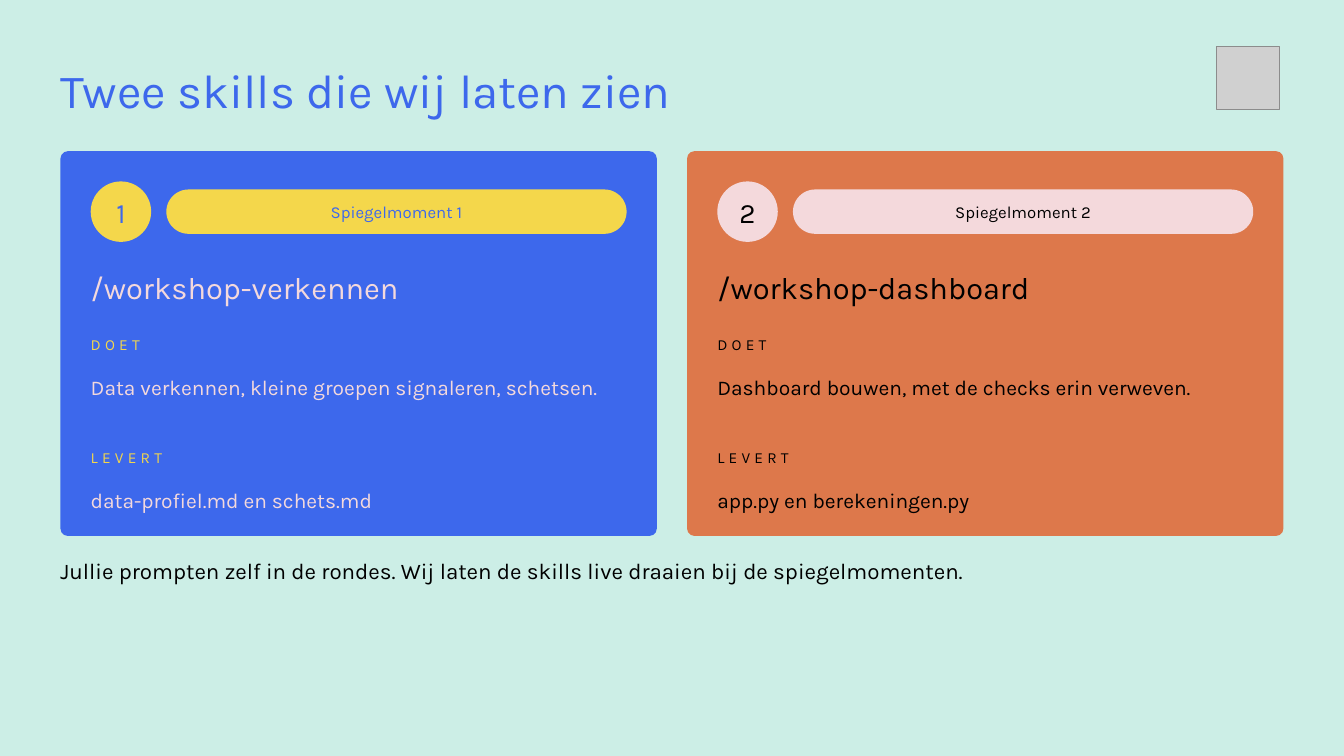
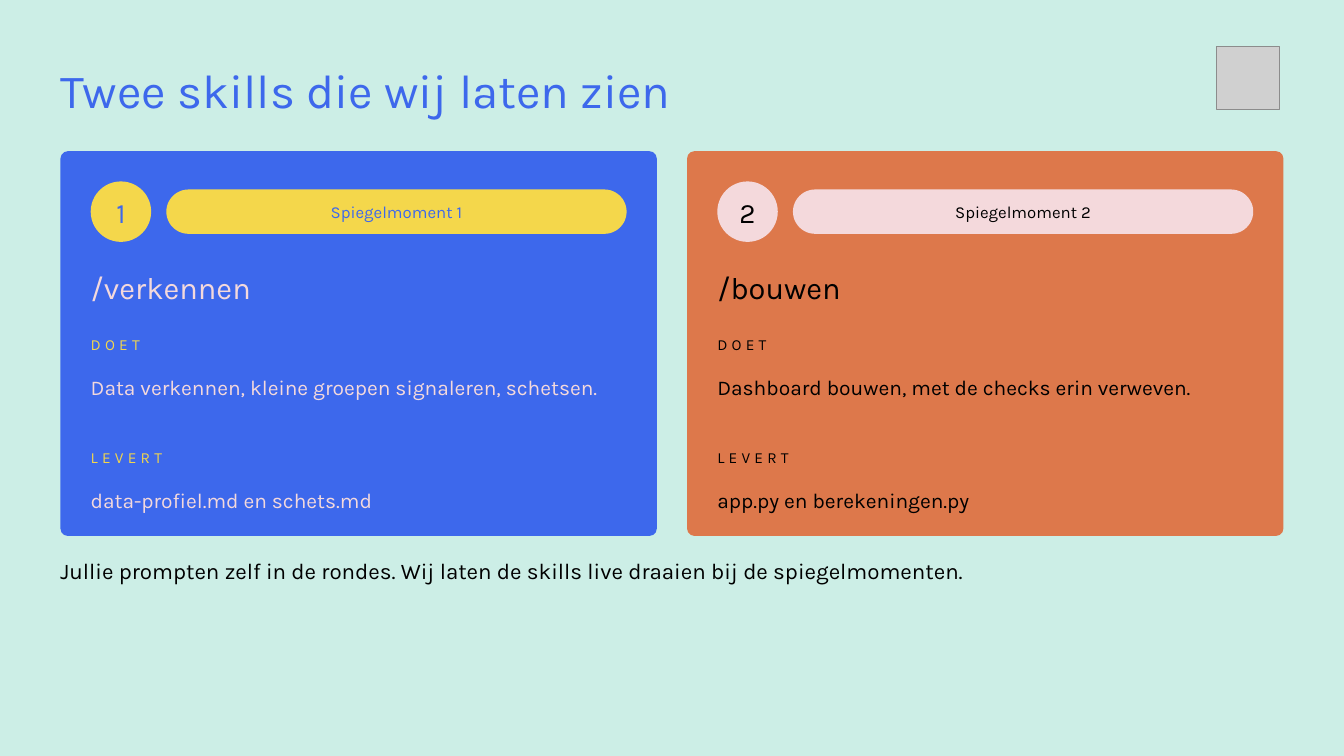
Before and after one commit to cedanl/clidev-presentaties, a slide deck: slide 9 of workshop-rad/exports/261005_workshop_rad_uitvoering.pptx. Drawn at 1344x756 pixels with LibreOffice and Linux fonts; fonts in the diff are those of the drawing; grey boxes stand for pictures. Boxes give left, top, right and bottom in pixels: in the first picture for what was removed or moved away, otherwise in the second. Text is boxed around its words. In the diff, an @@ line names an element or a change of style, - is before the commit and + after.

```diff
--- a/workshop-rad/exports/261005_workshop_rad_uitvoering.pptx
+++ b/workshop-rad/exports/261005_workshop_rad_uitvoering.pptx
@@ text at <box>91,276,251,301</box>: text changed @@
-/workshop-verkennen
+/verkennen
@@ text at <box>717,276,840,302</box>: text changed @@
-/workshop-dashboard
+/bouwen
```
Also in this commit, not shown: 9 other slides changed, 3 slides added, 25 other files.
